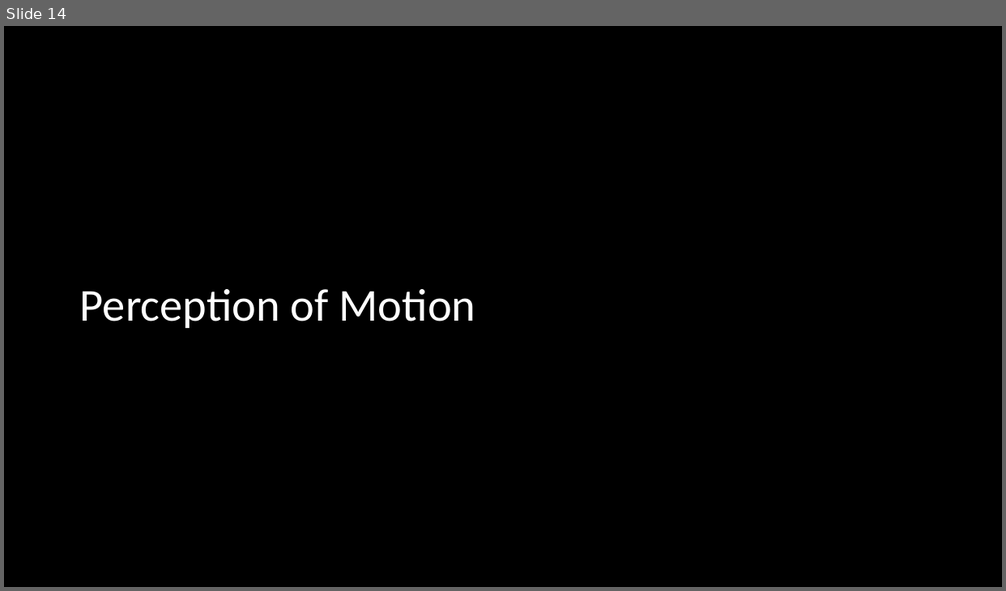
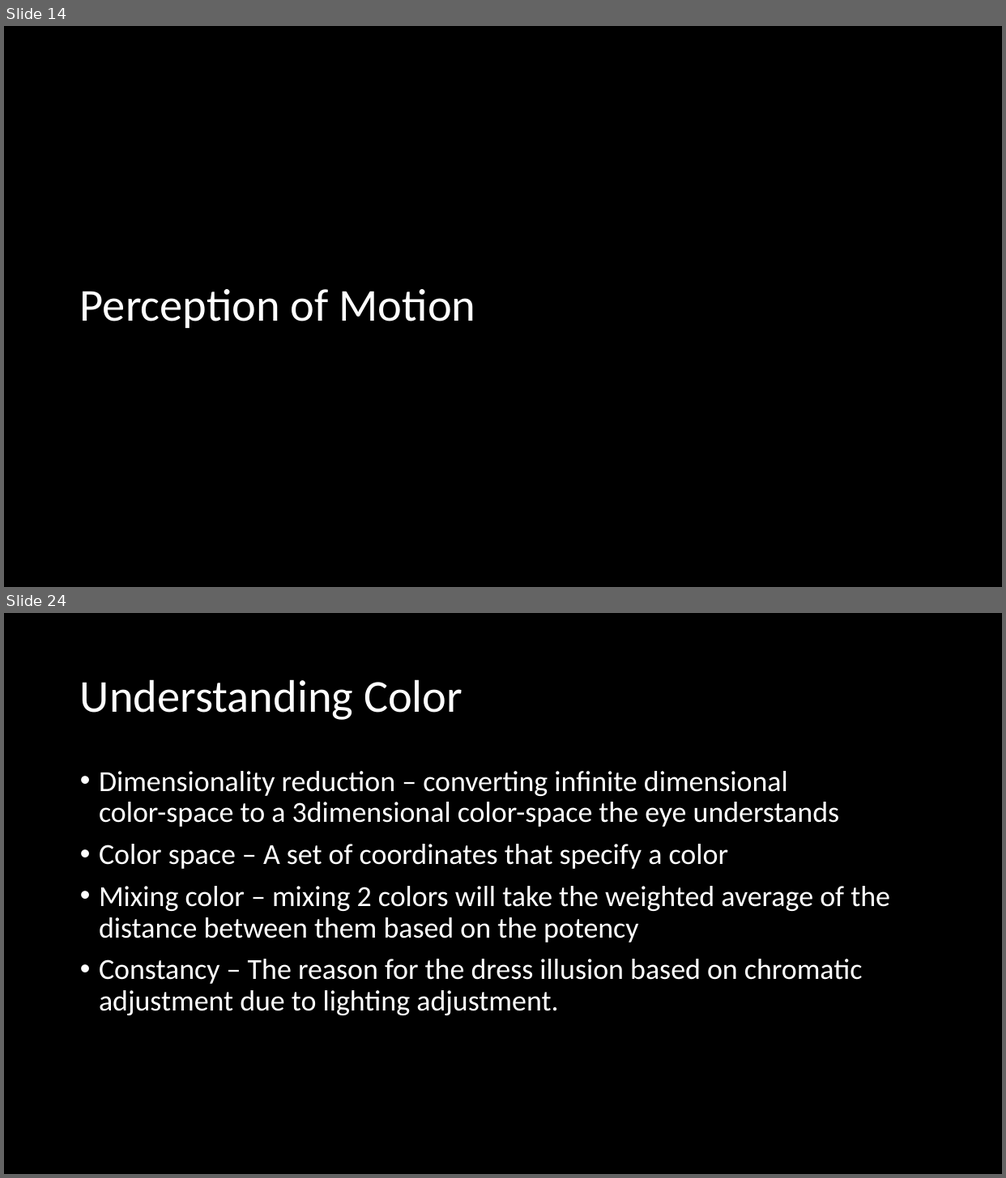
Before and after one commit to haelmic3/Graphics2, a slide deck: slides/Chapter 6.pptx. Shown one above the other, each under a label of ours: slide 14 before the commit, slides 14 and 24 after it; the slides between them are not shown. The pictures are 1006x591 and 1006x1178 pixels, drawn with LibreOffice and Linux fonts; fonts in the diff are those of the drawing. Boxes give left, top, right and bottom in pixels: in the first picture for what was removed or moved away, otherwise in the second. Text is boxed around its words. In the diff, an @@ line names an element or a change of style, - is before the commit and + after.

```diff
--- a/slides/Chapter 6.pptx
+++ b/slides/Chapter 6.pptx
@@ slide 24 added at box(4, 613, 1002, 1174), background #FFFFFF @@
@@ title added at box(80, 679, 462, 720), 44 pt, text #000000 @@
+Understanding Color
@@ text added at box(99, 771, 890, 1016), 28 pt, text #000000 @@
+• Dimensionality reduction – converting infinite dimensional
+  color-space to a 3dimensional color-space the eye understands
+• Color space – A set of coordinates that specify a color
+• Mixing color – mixing 2 colors will take the weighted average of the distance between them based on the potency
+• Constancy – The reason for the dress illusion based on chromatic adjustment due to lighting adjustment.
```
Also in this commit, not shown: 14 other slides changed, 10 other slides added, 3 other files.
